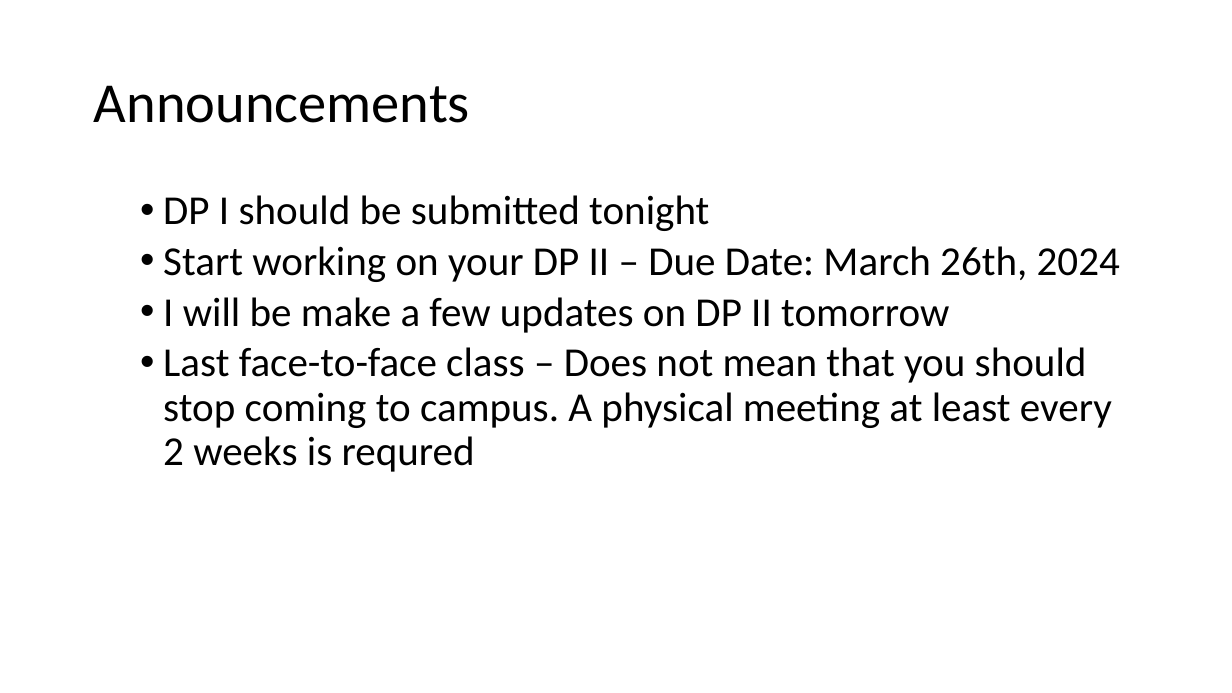
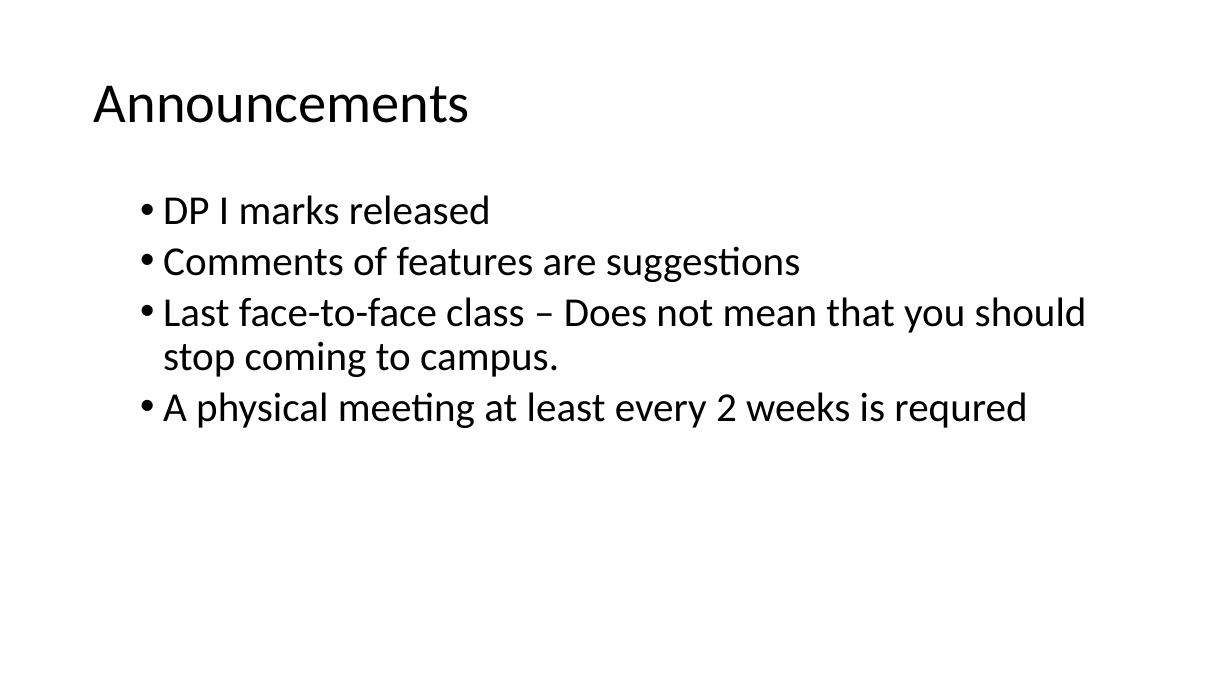
Before and after one commit to johnxu21/johnxu21.github.io, a slide deck: slide 2 of teaching/CS472/Timetable/Survey_Presentation.pptx. Drawn at 1232x693 pixels with LibreOffice and Linux fonts; fonts in the diff are those of the drawing. Boxes give left, top, right and bottom in pixels: in the first picture for what was removed or moved away, otherwise in the second. Text is boxed around its words. In the diff, an @@ line names an element or a change of style, - is before the commit and + after.

```diff
--- a/teaching/CS472/Timetable/Survey_Presentation.pptx
+++ b/teaching/CS472/Timetable/Survey_Presentation.pptx
@@ text at bbox=[163, 195, 1087, 428]: text changed @@
-  • DP I should be submitted tonight
-  • Start working on your DP II – Due Date: March 26th, 2024
-  • I will be make a few updates on DP II tomorrow
-  • Last face-to-face class – Does not mean that you should stop coming to campus. A physical meeting at least every 2 weeks is requred
+  • DP I marks released
+  • Comments of features are suggestions
+  • Last face-to-face class – Does not mean that you should stop coming to campus.
+  • A physical meeting at least every 2 weeks is requred
```
Also in this commit, not shown: 1 other slide changed, 2 other files.
